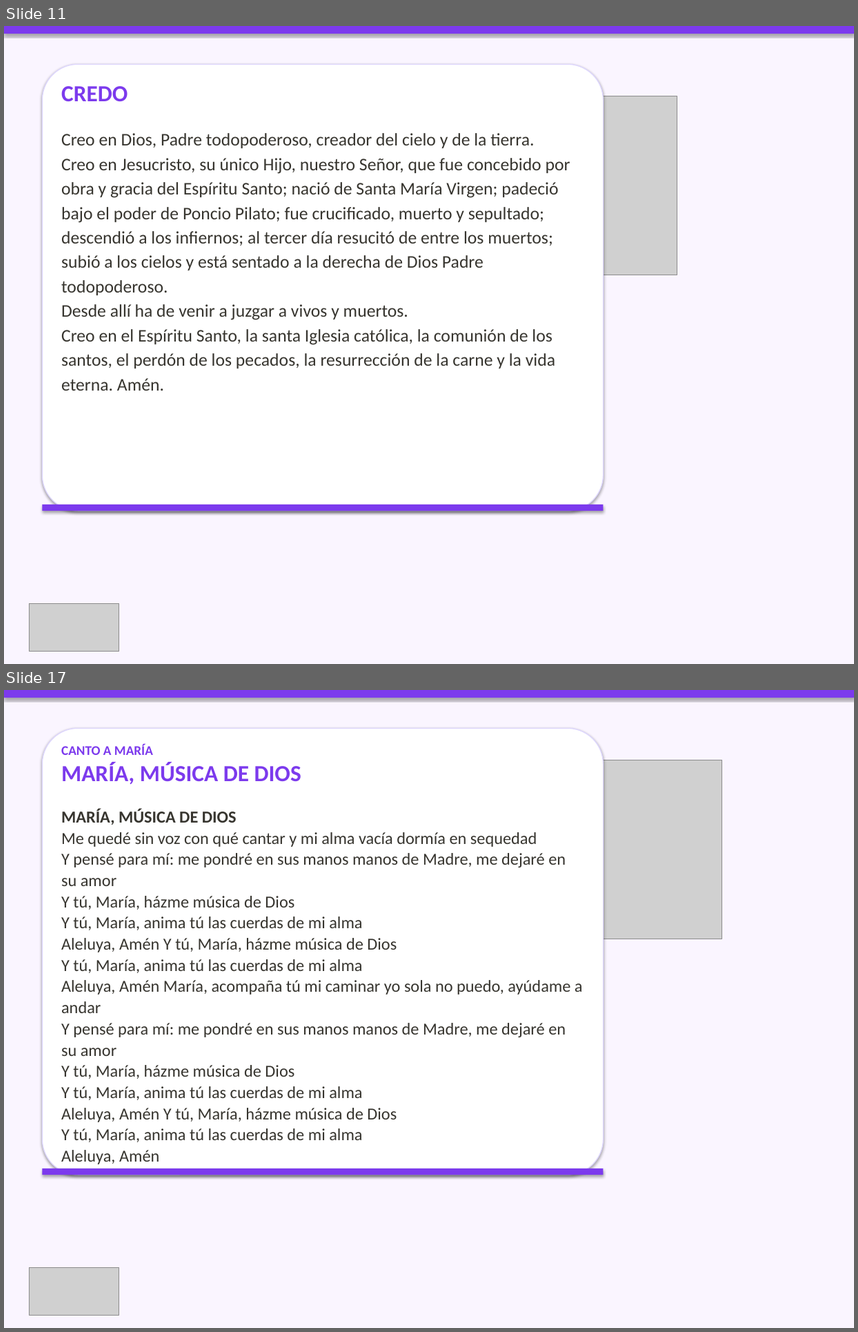
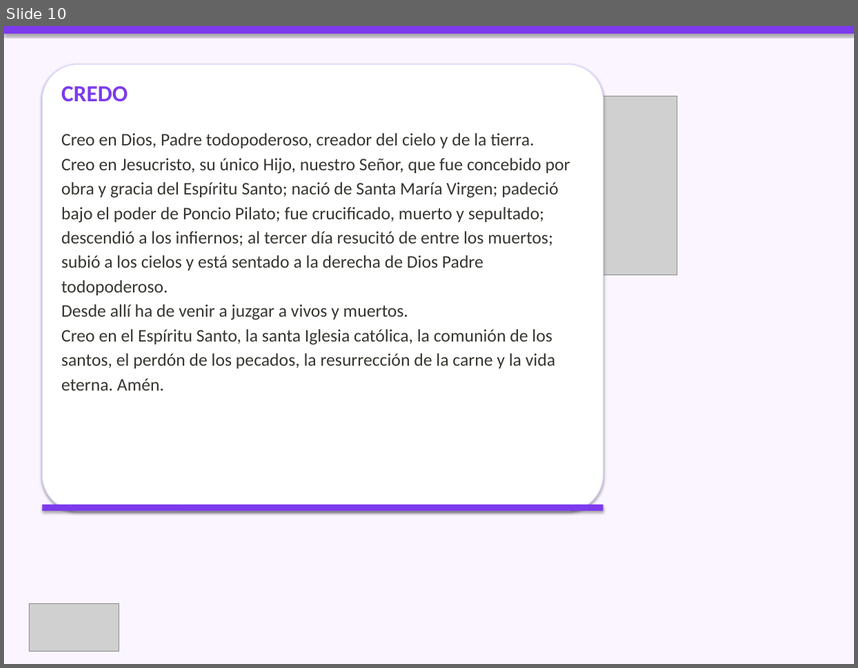
Before and after one commit to CC5M5/CCE-M5, a slide deck: presentaciones_html/2026-09-27_presentacion/2026-09-27_presentacion.pptx. Shown one above the other, each under a label of ours: slides 11 and 17 before the commit, slide 10 after it; the slides between them are not shown. The pictures are 858x1332 and 858x668 pixels, drawn with LibreOffice and Linux fonts; fonts in the diff are those of the drawing; grey boxes stand for pictures. Boxes give left, top, right and bottom in pixels: in the first picture for what was removed or moved away, otherwise in the second. Text is boxed around its words. In the diff, an @@ line names an element or a change of style, - is before the commit and + after.

Commit message:
fix(presentacion): asignación manual correcta para 2026-09-27
- Aplica la selección de canciones indicada por el usuario para el XXVI Domingo T.O.
- Entrada, Gloria, Aleluya, Ofertorio, Santo, Paz, Comunión, Canto a María,
  Despedida con canciones concretas.
- Perdón, Salmo y Padre Nuestro se dejan como textos litúrgicos.
- Regenera PPTX fieles, hoja de músicos (PDF) y bundle web.

```diff
--- a/presentaciones_html/2026-09-27_presentacion/2026-09-27_presentacion.pptx
+++ b/presentaciones_html/2026-09-27_presentacion/2026-09-27_presentacion.pptx
@@ slide 17 removed at [4, 690, 854, 1328], background #FAF5FF @@
@@ rectangle removed at [4, 690, 854, 698] @@
@@ rounded rectangle removed at [42, 728, 604, 1174] @@
@@ text removed at [61, 745, 583, 1164] @@
-CANTO A MARÍA
-MARÍA, MÚSICA DE DIOS
-MARÍA, MÚSICA DE DIOS
-Me quedé sin voz con qué cantar y mi alma vacía dormía en sequedad
-Y pensé para mí: me pondré en sus manos manos de Madre, me dejaré en su amor
-Y tú, María, házme música de Dios
-Y tú, María, anima tú las cuerdas de mi alma
-Aleluya, Amén Y tú, María, házme música de Dios
-Y tú, María, anima tú las cuerdas de mi alma
-Aleluya, Amén María, acompaña tú mi caminar yo sola no puedo, ayúdame a andar
-Y pensé para mí: me pondré en sus manos manos de Madre, me dejaré en su amor
-Y tú, María, házme música de Dios
-Y tú, María, anima tú las cuerdas de mi alma
-Aleluya, Amén Y tú, María, házme música de Dios
-Y tú, María, anima tú las cuerdas de mi alma
-Aleluya, Amén
@@ picture removed at [470, 760, 722, 938] @@
@@ rectangle removed at [42, 1168, 604, 1174] @@
@@ picture removed at [30, 1267, 119, 1315] @@
@@ what was slide 11 is now slide 10 @@
```
Also in this commit, not shown: 4 slides changed, 9 slides added, 9 other slides removed, 7 other files.
